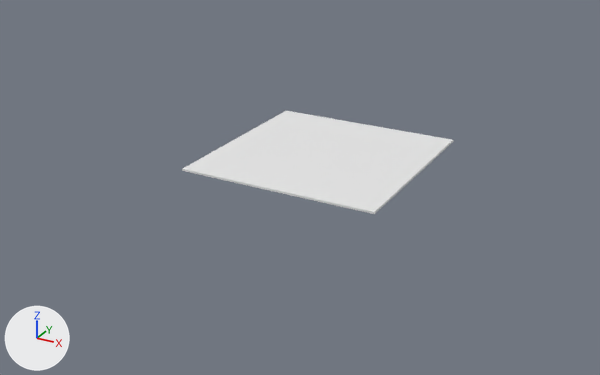
An edit to the OBJ model DX11UWA/DX11UWA/Assets/Models/Grid.obj, drawn before and after from the same camera.
Camera for both pictures: a 50 mm camera at (17.6, -34.5, 15.2) aimed at (-0.7, -1.1, -1.5). Arrows for +X, +Y and +Z are at lower left; the lights stay in place. Where no turn or scale is listed for an object, it has been applied to the vertices. Vertices at the same position are counted once.
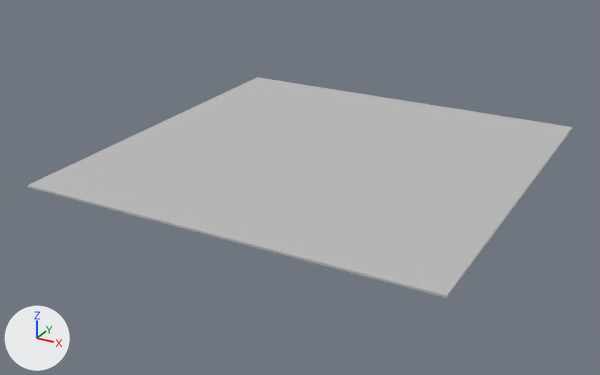
Changed parts and their boxes [x1, y1, x2, y2] in the pictures (600 x 375 px):
'Grid', recoloured, reshaped (white to grey, 101% wider, 113% taller)
    before: [182, 111, 453, 214]
    after: [27, 77, 573, 298]
part 1 of me_grid, added
    after: [27, 77, 573, 298]

The change, as a list of edits to the scene's bpy script:
```text
Change mat_initialshadinggroup:
    mat_initialshadinggroup.base_color: (0.8, 0.8, 0.8) -> (0.5, 0.5, 0.5)  # white #e7e7e7 -> grey #bcbcbc
Change me_grid:
    used by ob_grid; location = (0.0, 0.0, 0.0)
    remove me_grid.from_pydata(...)  # 5202 vertices, 5200 faces; spans x -5.0..5.0, y -5.0..5.0, z -0.05..0.05
    remove me_grid.materials.append(mat_lambert3sg)  # white #e7e7e7
    add me_grid.from_pydata(...)  # 20402 vertices, 40800 faces; spans x -10.0..10.0, y -10.0..10.0, z -0.05..0.05
    me_grid part 1: 15200 vertices added at x -10.0..10.0, y -10.0..10.0, z -0.05..0.05
```
